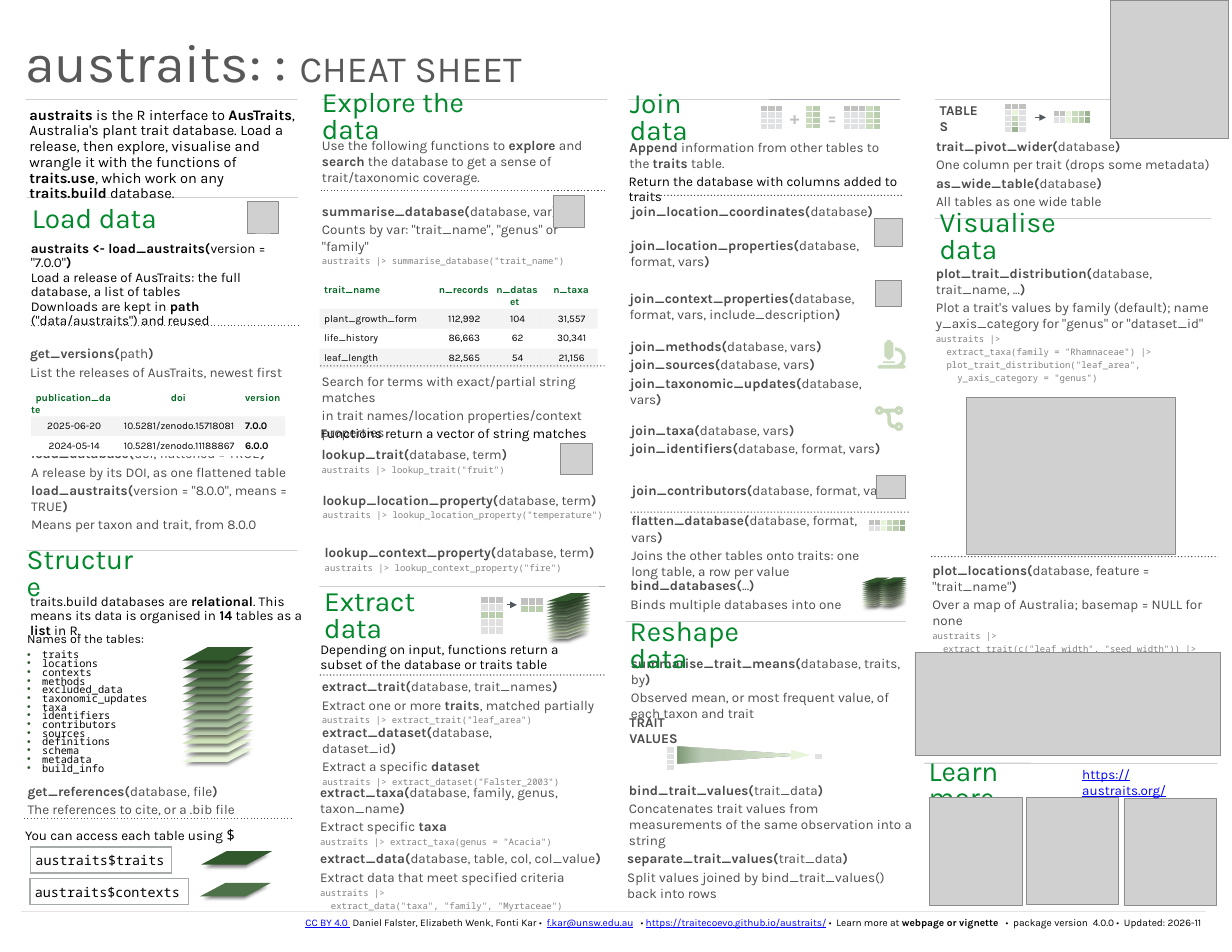
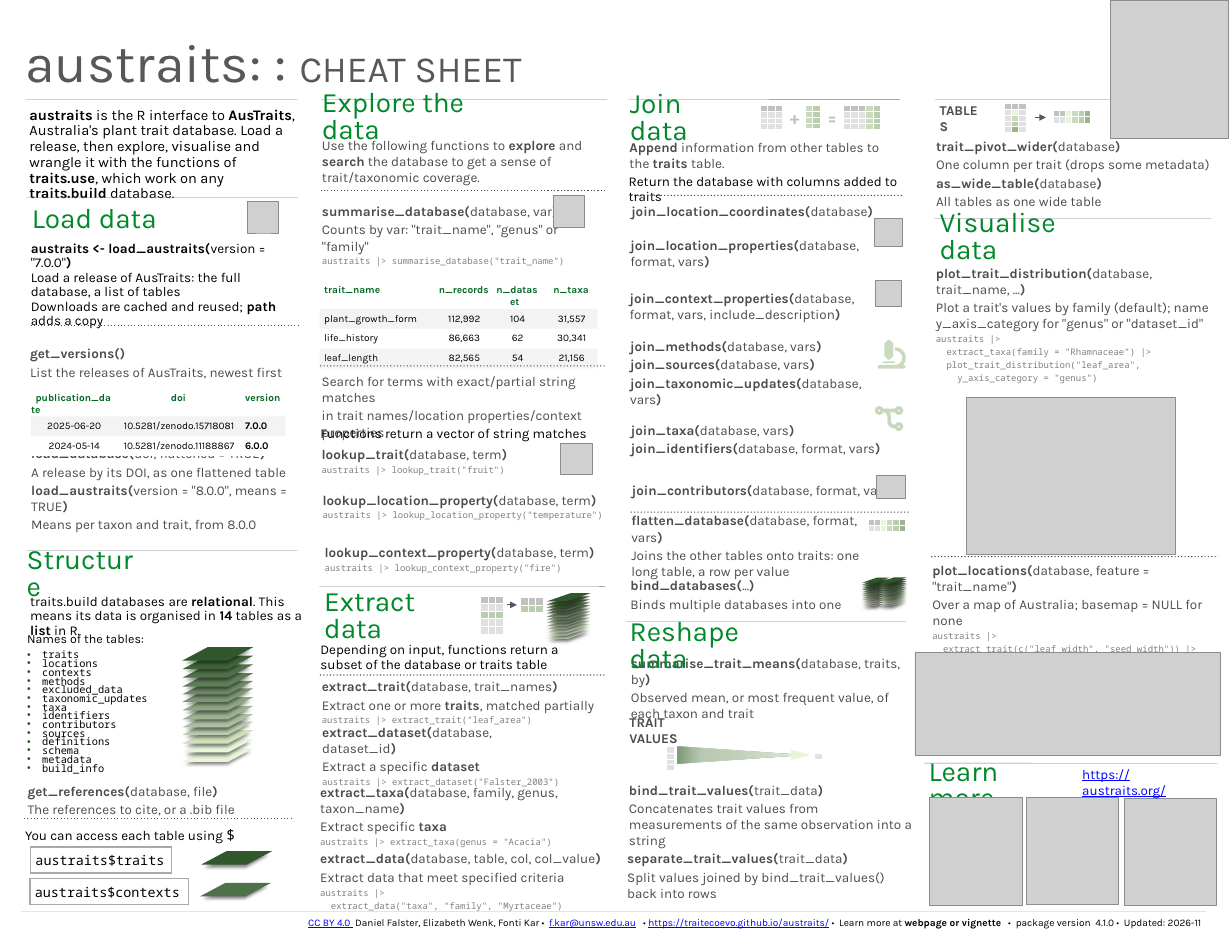
Before and after one commit to traitecoevo/austraits, a slide deck: slide 1 of inst/cheatsheet/austraits-cheatsheet.pptx. Drawn at 1232x952 pixels with LibreOffice and Linux fonts; fonts in the diff are those of the drawing; grey boxes stand for pictures. Boxes give left, top, right and bottom in pixels: in the first picture for what was removed or moved away, otherwise in the second. Text is boxed around its words. In the diff, an @@ line names an element or a change of style, - is before the commit and + after.

```diff
--- a/inst/cheatsheet/austraits-cheatsheet.pptx
+++ b/inst/cheatsheet/austraits-cheatsheet.pptx
@@ text at box(31, 301, 277, 329): text changed @@
-Downloads are kept in path ("data/austraits") and reused
+Downloads are cached and reused; path adds a copy
@@ text at box(30, 348, 125, 362): text changed @@
-  get_versions(path)
+  get_versions()
@@ text at box(308, 918, 1202, 929): text changed @@
-CC BY 4.0 Daniel Falster, Elizabeth Wenk, Fonti Kar • f.kar@unsw.edu.au • https://traitecoevo.github.io/austraits/ • Learn more at webpage or vignette • package version 4.0.0 • Updated: 2026-11
+CC BY 4.0 Daniel Falster, Elizabeth Wenk, Fonti Kar • f.kar@unsw.edu.au • https://traitecoevo.github.io/austraits/ • Learn more at webpage or vignette • package version 4.1.0 • Updated: 2026-11
```
Also in this commit, not shown: 10 other files.
